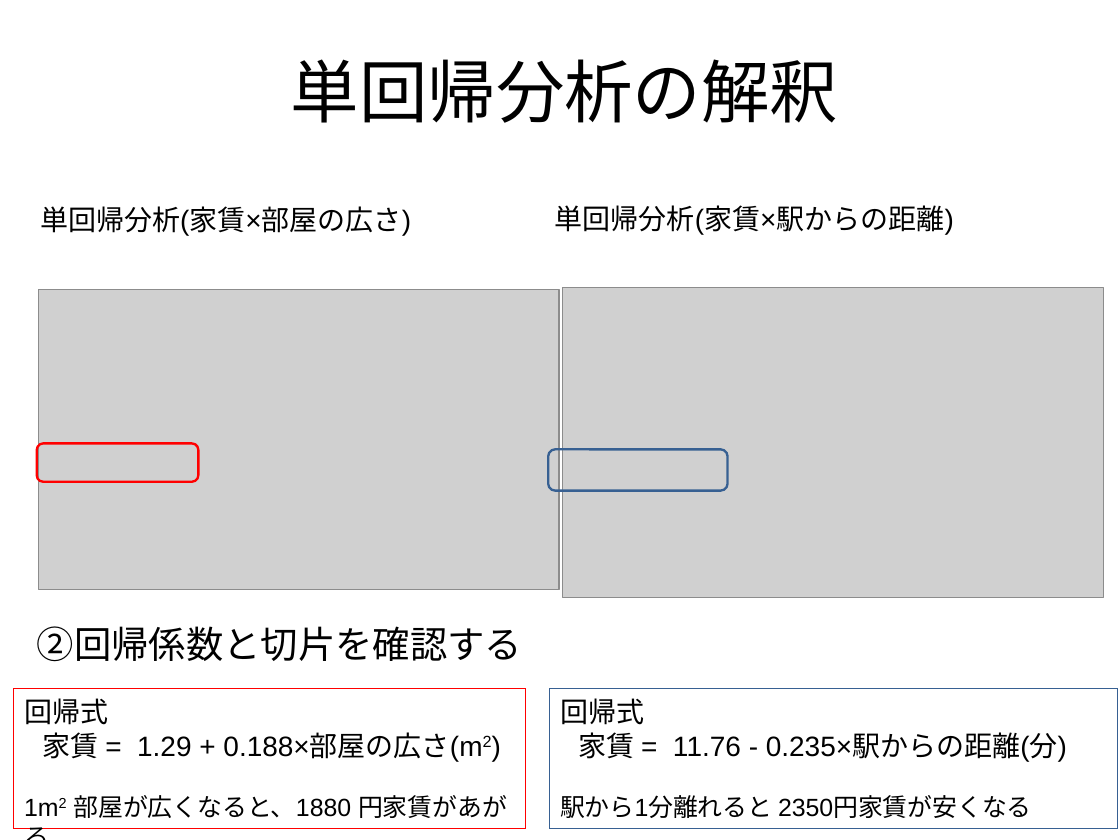
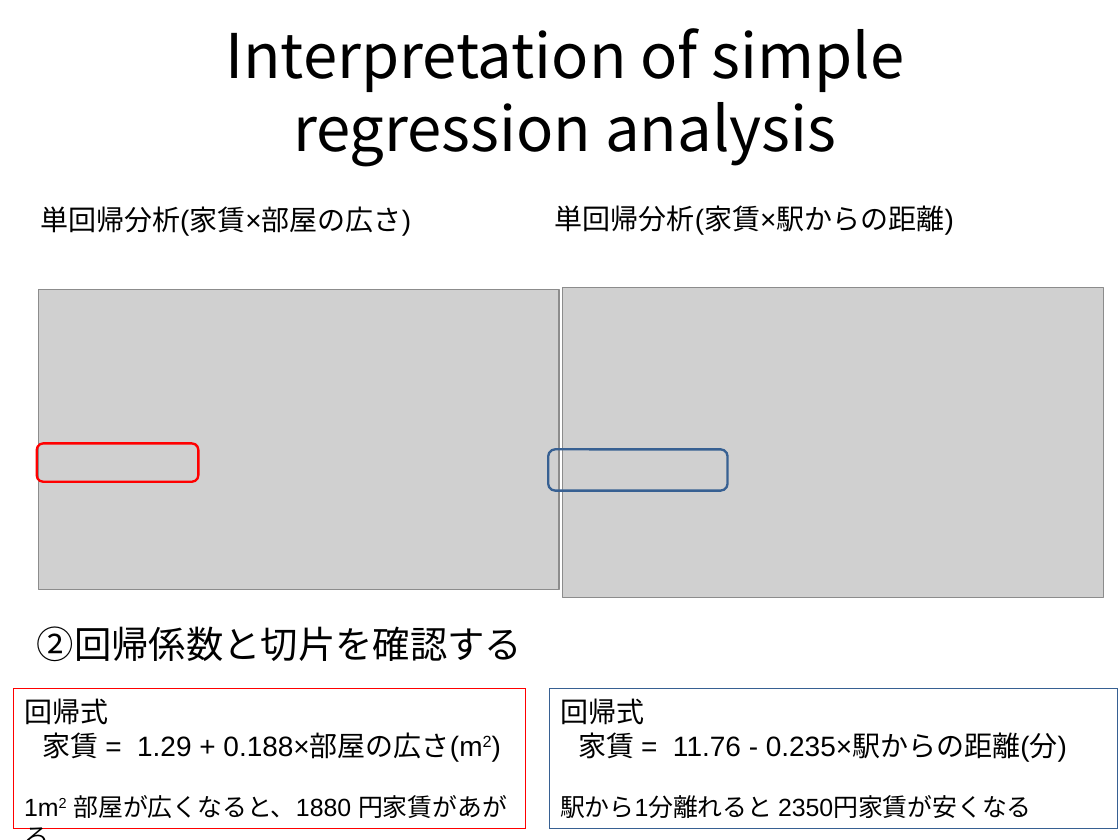
Before and after one commit to MakotoASAOKA/IES2023_Week14, a slide deck: slide 22 of week14_regression.pptx. Drawn at 1120x840 pixels with LibreOffice and Linux fonts; fonts in the diff are those of the drawing; grey boxes stand for pictures. Boxes give left, top, right and bottom in pixels: in the first picture for what was removed or moved away, otherwise in the second. Text is boxed around its words. In the diff, an @@ line names an element or a change of style, - is before the commit and + after.

```diff
--- a/week14_regression.pptx
+++ b/week14_regression.pptx
@@ title at (225, 28, 905, 167): text changed; size 44 to 39.6 pt; font Calibri to Noto Sans CJK JP @@
-単回帰分析の解釈
+Interpretation of simple regression analysis
```
Also in this commit, not shown: 7 other slides changed.
